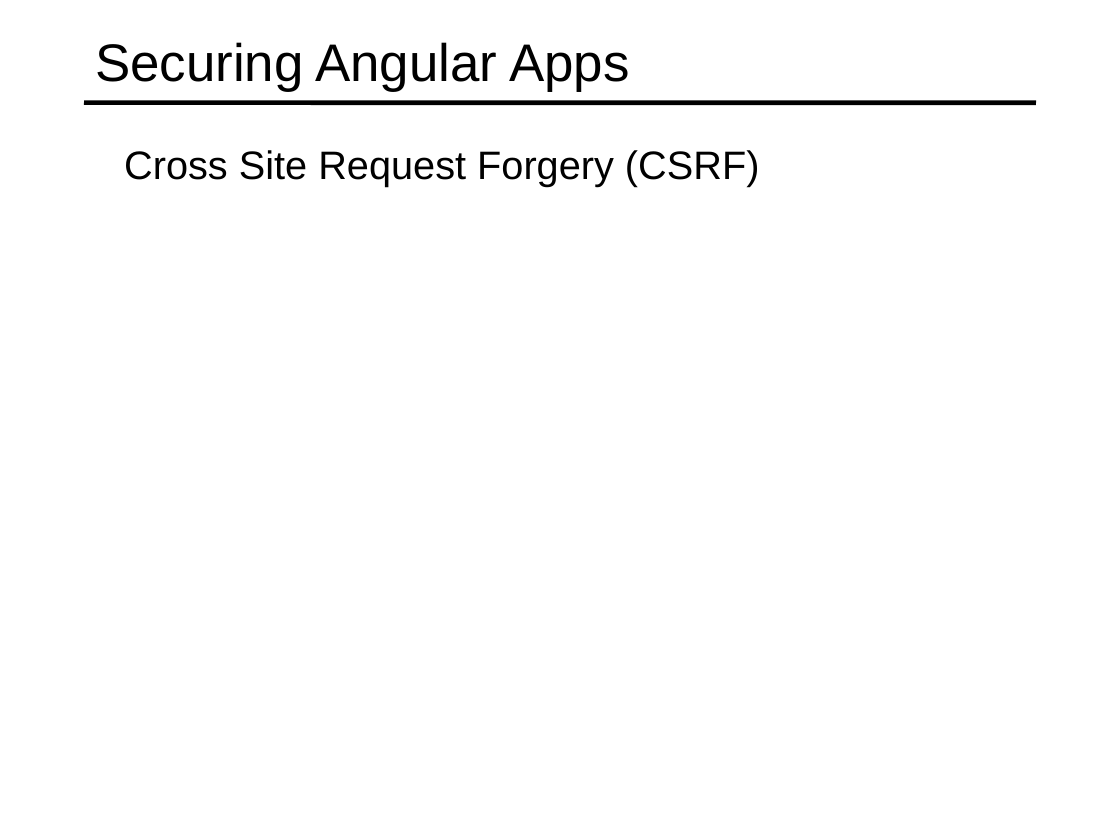
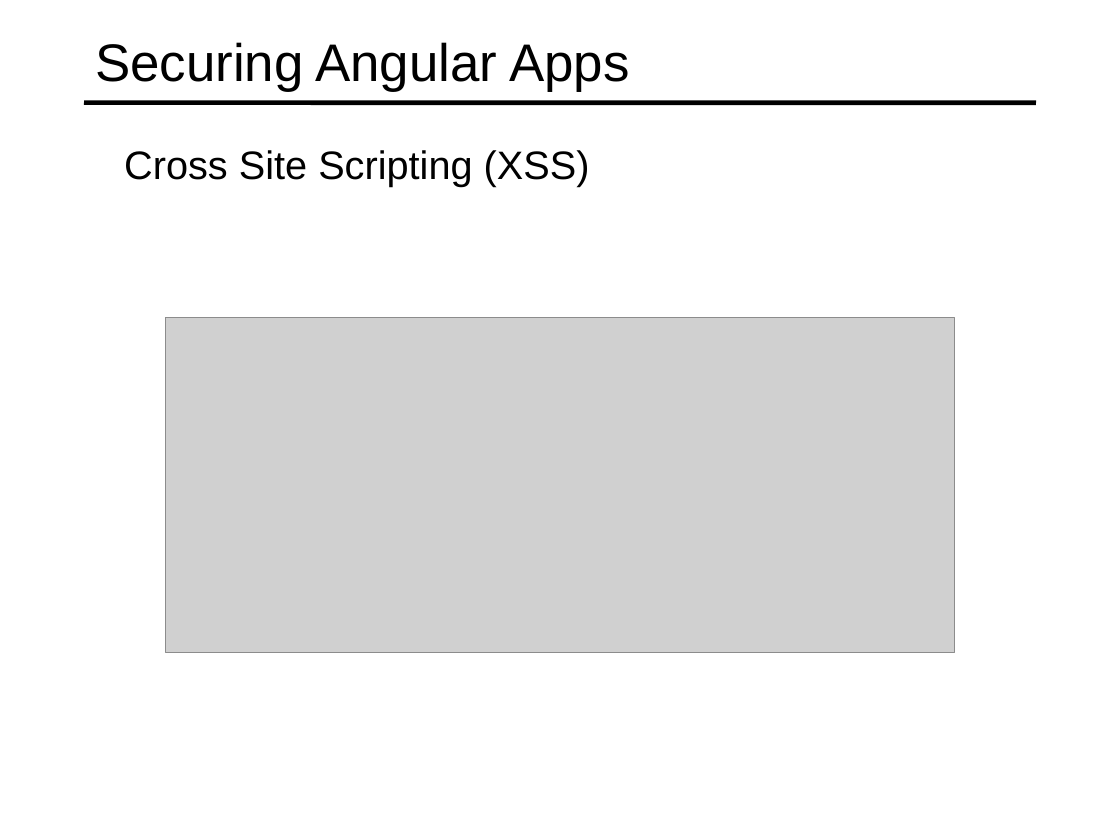
Before and after one commit to specter01wj/Jago_Link_Training, a slide deck: slide 7 of Angular/Interview Lectures/Web Security/Angular_web security.ppt. Drawn at 1120x840 pixels with LibreOffice and Linux fonts; fonts in the diff are those of the drawing; grey boxes stand for pictures. Boxes give left, top, right and bottom in pixels: in the first picture for what was removed or moved away, otherwise in the second. Text is boxed around its words. In the diff, an @@ line names an element or a change of style, - is before the commit and + after.

```diff
--- a/Angular/Interview Lectures/Web Security/Angular_web security.ppt
+++ b/Angular/Interview Lectures/Web Security/Angular_web security.ppt
@@ text at [124, 150, 590, 187]: text changed @@
-  Cross Site Request Forgery (CSRF)
+  Cross Site Scripting (XSS)
@@ picture added at [166, 317, 954, 652] @@
```
Also in this commit, not shown: 1 other file.
